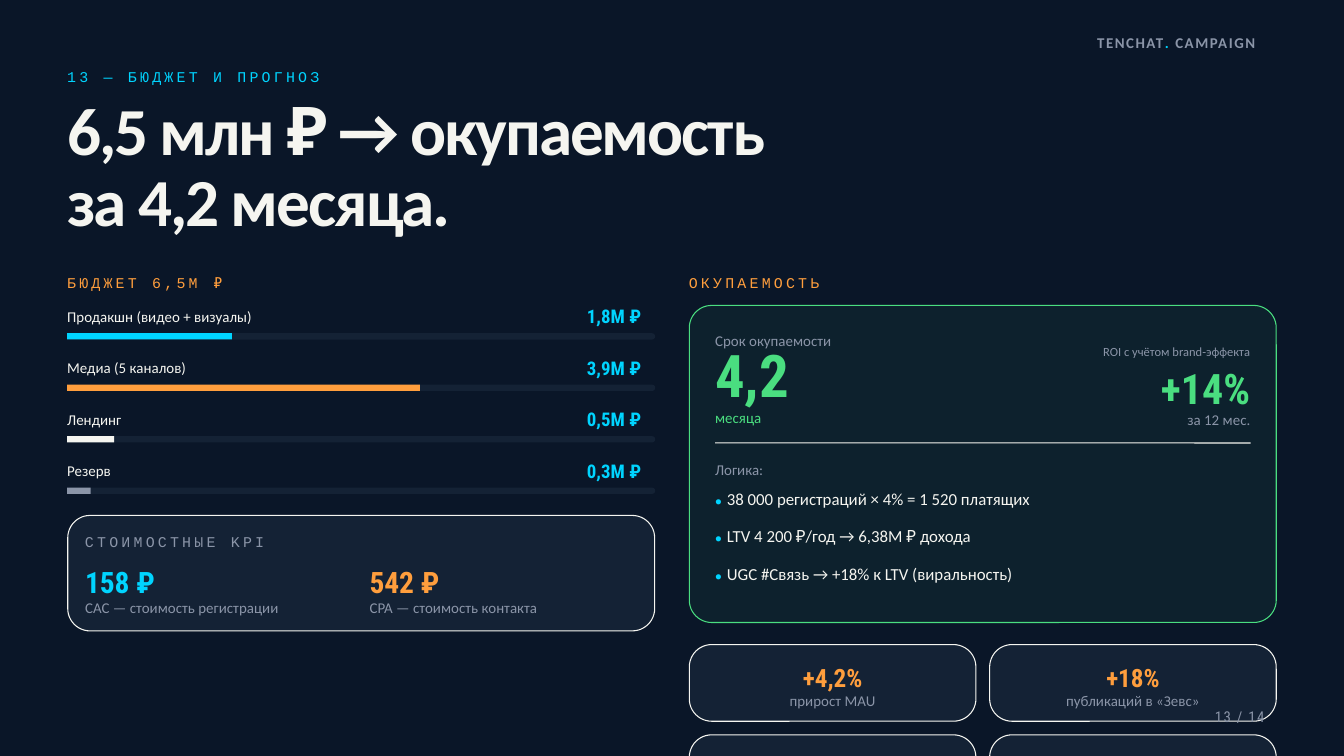
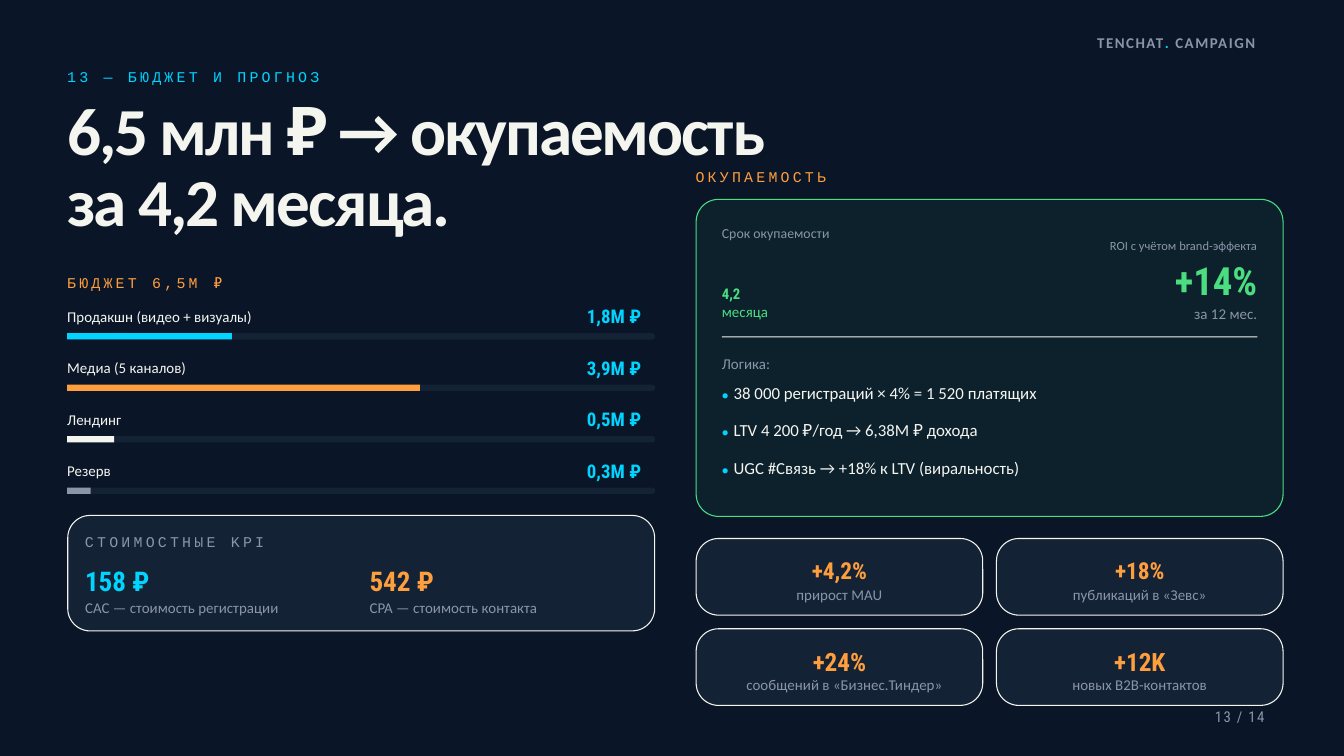
Before and after one commit to EdenwolfErdane/tenchat-svyaz, a slide deck: slide 13 of presentation/tenchat_svyaz.pptx. Drawn at 1344x756 pixels with LibreOffice and Linux fonts; fonts in the diff are those of the drawing. Boxes give left, top, right and bottom in pixels: in the first picture for what was removed or moved away, otherwise in the second. Text is boxed around its words. In the diff, an @@ line names an element or a change of style, - is before the commit and + after.

```diff
--- a/presentation/tenchat_svyaz.pptx
+++ b/presentation/tenchat_svyaz.pptx
@@ text "ОКУПАЕМОСТЬ": place and size @@
-text "ОКУПАЕМОСТЬ" at [689, 278, 820, 288]
+text "ОКУПАЕМОСТЬ" at [696, 172, 827, 182]
@@ text "Срок окупаемости" at [722, 229, 829, 240]: size 8 to 7.4 pt @@
@@ text "ROI с учётом brand-эффекта": place and size @@
-text "ROI с учётом brand-эффекта" at [1103, 347, 1250, 358]
+text "ROI с учётом brand-эффекта" at [1110, 241, 1257, 252]
@@ text "4,2" at [722, 288, 741, 302]: size 31.5 to 7.9 pt @@
@@ text "+14%" at [1175, 267, 1257, 296]: size 22.5 to 20.8 pt @@
@@ 13 texts, 5 rounded rectangles, 1 line: place and size @@
-13 texts, 5 rounded rectangles, 1 line at [689, 305, 1277, 756]
+13 texts, 5 rounded rectangles, 1 line at [696, 199, 1284, 706]
@@ text "158 ₽" at [85, 571, 126, 592]: size 15.8 to 14.6 pt @@
@@ text "542 ₽" at [370, 571, 411, 592]: size 15.8 to 14.6 pt @@
@@ text "+4,2%" at [812, 562, 867, 583]: size 13.5 to 12.5 pt @@
@@ text "+18%" at [1115, 562, 1164, 580]: size 13.5 to 12.5 pt @@
@@ text added at [746, 680, 942, 693], 8 pt, text #8B95A8 @@
+сообщений в «Бизнес.Тиндер»
@@ text added at [1072, 680, 1207, 690], 8 pt, text #8B95A8 @@
+новых B2B-контактов
```
Also in this commit, not shown: 10 other slides changed, 1 other file.
